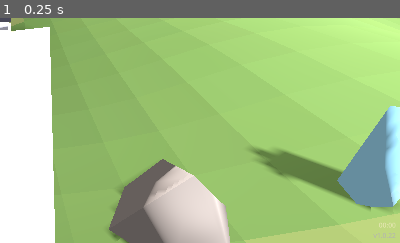
Above: before the commit, frame 1.
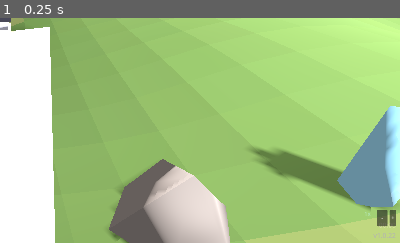
Above: after the commit, the same moment.

Repository: felix-dieterle/YouGame_godot4_public
Game: Godot game, scene res://scenes/demo_narrative.tscn
Two runs of this game, one before a commit and one after it. Both use one fixed random seed, a clock stepped at 60 frames per second and the inputs below. This scene is started directly instead of the project's main scene.
Inputs:
- Up to frame 1 (0.25 s): no input
The pictures show only the part of the screen within x 50-100%, y 50-100%; the shares and areas given below are measured in that part.

The runs differ from the first frame. In frame 1, 0.3% of the frame differs, in the area x 91-99%, y 85-93%.

Commit message:
Add time speed control with plus/minus buttons
Co-authored-by: felix-dieterle <1490062+felix-dieterle@users.noreply.github.com>

Diff:
--- a/scripts/day_night_cycle.gd
+++ b/scripts/day_night_cycle.gd
@@ -33,6 +33,9 @@
 # Debug mode for faster testing
 @export var debug_mode: bool = false  # When true, time runs 60x faster
 @export var debug_skip_lockout: bool = false  # When true, skip the 4-hour lockout
+
+# Time scaling
+var time_scale: float = 1.0  # Multiplier for time progression (1.0 = normal speed)
 
 # Time tracking
 var current_time: float = 0.0  # Current time in the day cycle (0 to DAY_CYCLE_DURATION)
@@ -117,10 +120,12 @@
         _update_lighting()
 
 func _process(delta):
-    # Apply debug time multiplier
+    # Apply debug time multiplier and time scale
     var time_delta = delta
     if debug_mode:
         time_delta *= 60.0  # 60x faster for testing
+    else:
+        time_delta *= time_scale  # Apply user-controlled time scale
 
     # Handle lockout check
     if is_locked_out and not is_night:
@@ -581,3 +586,18 @@
     )
 
     SaveGameManager.save_game()
+
+# Increase time scale (speed up time)
+func increase_time_scale():
+    time_scale = min(time_scale * 2.0, 32.0)  # Double the speed, max 32x
+    _notify_time_scale_changed()
+
+# Decrease time scale (slow down time)
+func decrease_time_scale():
+    time_scale = max(time_scale / 2.0, 0.25)  # Half the speed, min 0.25x
+    _notify_time_scale_changed()
+
+# Notify UI of time scale change
+func _notify_time_scale_changed():
+    if ui_manager and ui_manager.has_method("update_time_scale"):
+        ui_manager.update_time_scale(time_scale)
--- a/scripts/ui_manager.gd
+++ b/scripts/ui_manager.gd
@@ -6,6 +6,9 @@
 var chunk_info_label: Label
 var version_label: Label
 var time_label: Label
+var time_speed_label: Label  # Shows current time speed multiplier
+var time_minus_button: Button  # Slow down time
+var time_plus_button: Button  # Speed up time
 var night_overlay: ColorRect
 var night_label: Label
 var countdown_timer: Timer
@@ -96,6 +99,58 @@
     time_label.visible = true
     add_child(time_label)
 
+    # Create time speed label (bottom right, above time label)
+    time_speed_label = Label.new()
+    time_speed_label.horizontal_alignment = HORIZONTAL_ALIGNMENT_RIGHT
+    time_speed_label.anchor_left = 1.0
+    time_speed_label.anchor_top = 1.0
+    time_speed_label.anchor_right = 1.0
+    time_speed_label.anchor_bottom = 1.0
+    time_speed_label.offset_left = VERSION_LABEL_OFFSET_LEFT
+    time_speed_label.offset_top = VERSION_LABEL_OFFSET_TOP - 50.0  # Above time label
+    time_speed_label.offset_right = VERSION_LABEL_OFFSET_RIGHT - 60.0  # Leave space for buttons
+    time_speed_label.offset_bottom = VERSION_LABEL_OFFSET_BOTTOM - 50.0
+    time_speed_label.add_theme_font_size_override("font_size", 14)
+    time_speed_label.add_theme_color_override("font_color", Color(0.7, 0.9, 0.7, 0.9))
+    time_speed_label.z_index = VERSION_LABEL_Z_INDEX
+    time_speed_label.text = "1x"
+    time_speed_label.visible = true
+    add_child(time_speed_label)
+
+    # Create minus button (slow down time)
+    time_minus_button = Button.new()
+    time_minus_button.text = "-"
+    time_minus_button.anchor_left = 1.0
+    time_minus_button.anchor_top = 1.0
+    time_minus_button.anchor_right = 1.0
+    time_minus_button.anchor_bottom = 1.0
+    time_minus_button.offset_left = -55.0
+    time_minus_button.offset_top = VERSION_LABEL_OFFSET_TOP - 50.0
+    time_minus_button.offset_right = -30.0
+    time_minus_button.offset_bottom = VERSION_LABEL_OFFSET_BOTTOM - 50.0 + 20.0
+    time_minus_button.add_theme_font_size_override("font_size", 14)
+    time_minus_button.z_index = VERSION_LABEL_Z_INDEX
+    time_minus_button.focus_mode = Control.FOCUS_NONE
+    time_minus_button.pressed.connect(_on_time_minus_pressed)
+    add_child(time_minus_button)
+
+    # Create plus button (speed up time)
+    time_plus_button = Button.new()
+    time_plus_button.text = "+"
+    time_plus_button.anchor_left = 1.0
+    time_plus_button.anchor_top = 1.0
+    time_plus_button.anchor_right = 1.0
+    time_plus_button.anchor_bottom = 1.0
+    time_plus_button.offset_left = -25.0
+    time_plus_button.offset_top = VERSION_LABEL_OFFSET_TOP - 50.0
+    time_plus_button.offset_right = VERSION_LABEL_OFFSET_RIGHT
+    time_plus_button.offset_bottom = VERSION_LABEL_OFFSET_BOTTOM - 50.0 + 20.0
+    time_plus_button.add_theme_font_size_override("font_size", 14)
+    time_plus_button.z_index = VERSION_LABEL_Z_INDEX
+    time_plus_button.focus_mode = Control.FOCUS_NONE
+    time_plus_button.pressed.connect(_on_time_plus_pressed)
+    add_child(time_plus_button)
+
     # Create timers
     status_timer = Timer.new()
     status_timer.one_shot = true
@@ -354,3 +409,26 @@
     overlay.queue_free()
     get_tree().paused = false
     show_message("New game started! Welcome to YouGame.", 3.0)
+
+# Handle minus button press - slow down time
+func _on_time_minus_pressed():
+    var day_night_cycle = get_tree().get_first_node_in_group("DayNightCycle")
+    if day_night_cycle and day_night_cycle.has_method("decrease_time_scale"):
+        day_night_cycle.decrease_time_scale()
+
+# Handle plus button press - speed up time
+func _on_time_plus_pressed():
+    var day_night_cycle = get_tree().get_first_node_in_group("DayNightCycle")
+    if day_night_cycle and day_night_cycle.has_method("increase_time_scale"):
+        day_night_cycle.increase_time_scale()
+
+# Update time scale display
+func update_time_scale(scale: float):
+    if not time_speed_label:
+        return
+
+    # Format the scale nicely
+    if scale >= 1.0:
+        time_speed_label.text = "%dx" % int(scale)
+    else:
+        time_speed_label.text = "%.2fx" % scale
